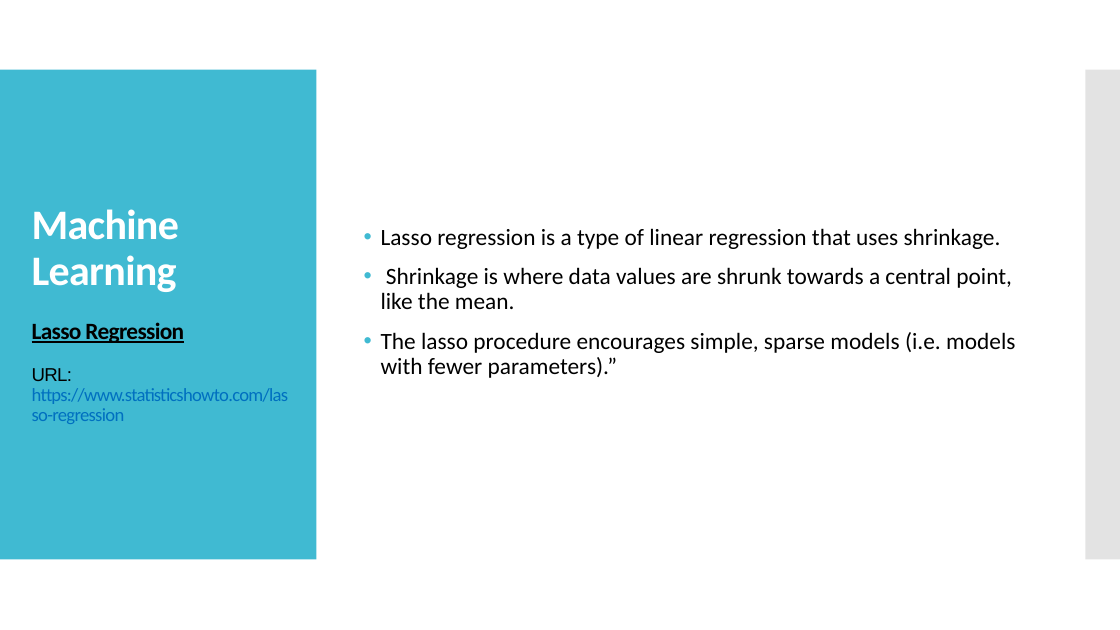
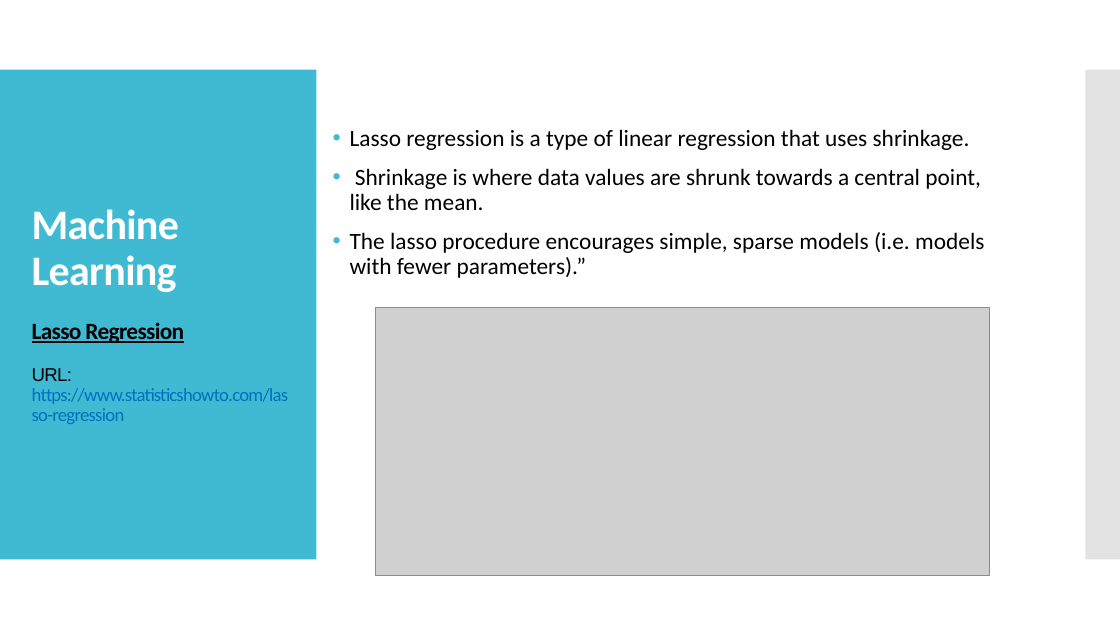
Before and after one commit to GMLynch/Final_Project, a slide deck: slide 17 of Final_folder/Final Machine_Learning Project.pptx. Drawn at 1120x630 pixels with LibreOffice and Linux fonts; fonts in the diff are those of the drawing; grey boxes stand for pictures. Boxes give left, top, right and bottom in pixels: in the first picture for what was removed or moved away, otherwise in the second. Text is boxed around its words. In the diff, an @@ line names an element or a change of style, - is before the commit and + after.

```diff
--- a/Final_folder/Final Machine_Learning Project.pptx
+++ b/Final_folder/Final Machine_Learning Project.pptx
@@ text "Lasso regression is a type ...": place and size @@
-text "Lasso regression is a type ..." at box(381, 228, 1015, 378)
+text "Lasso regression is a type ..." at box(350, 129, 984, 278)
@@ picture added at box(376, 308, 990, 576) @@
```
Also in this commit, not shown: 7 other files.
